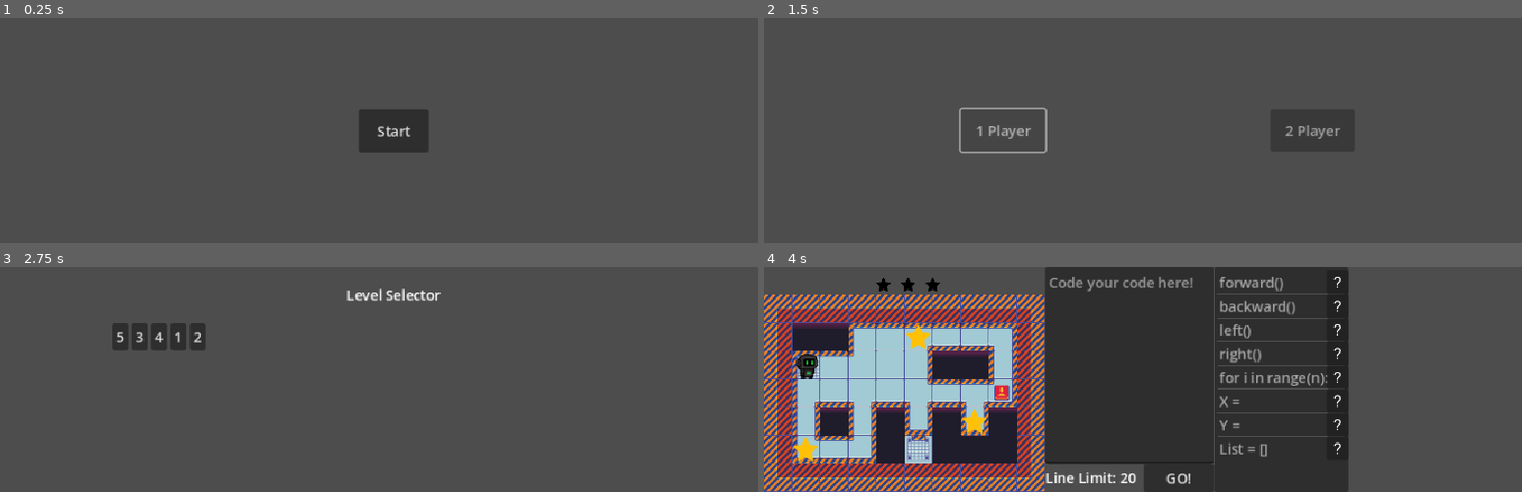
Above: before the commit, frames 1-4 (two rows, left to right).
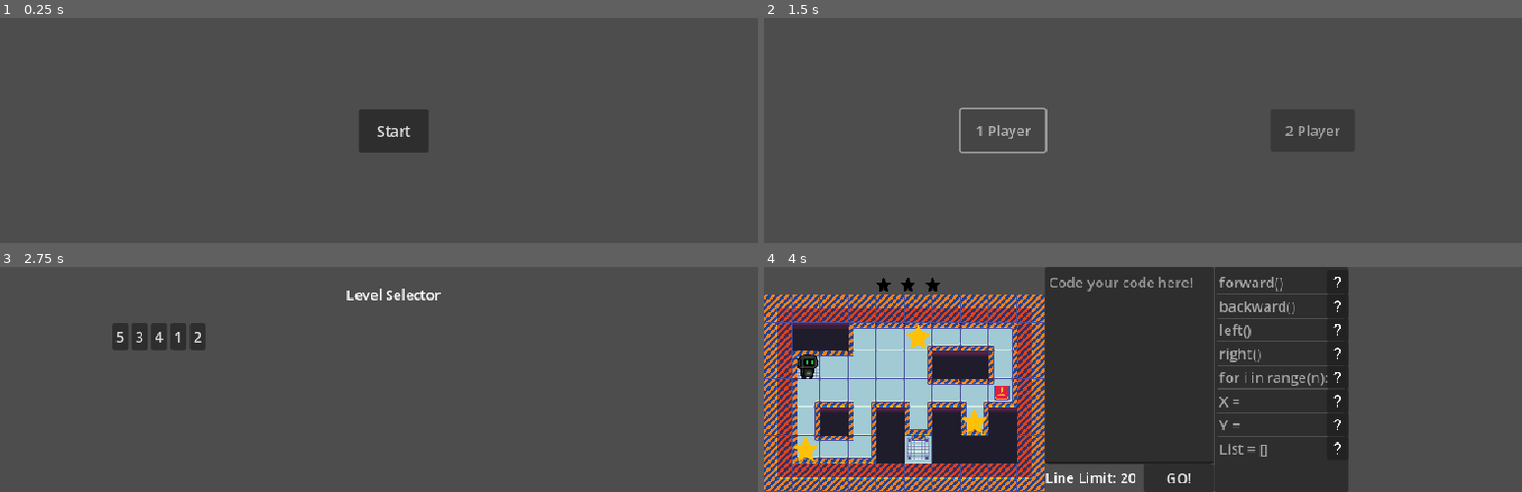
Above: after the commit, the same moments.

Repository: BingloGames/Robot-Bachelor
Game: Godot game, scene res://start_menu.tscn
Same seed, same stepped clock (60 frames per second), same inputs: the game is played once before the commit and once after it.
Inputs (mouse positions are in pixels of both pictures, inside the frame that each line leads up to):
- Up to frame 1 (0.25 s): no input
- Up to frame 2 (1.5 s): click "Start" at 0.5 s; click "1 Player" at 1.25 s
- Up to frame 3 (2.75 s): tap Enter (ui_accept) at 2, 2.27 s; move the mouse to (568, 368) at 2.02 s; hold Right (ui_right) from 2.03 s (still down)
- Up to frame 4 (4 s): release Right (ui_right) at 2.75 s; click "5" at 2.75 s; tap Enter (ui_accept) at 3.5, 3.77 s; move the mouse to (998, 390) at 3.52 s; hold Down (ui_down) from 3.53 s (still down)

The runs differ from the first frame. In frame 1, less than 0.1% of the frame differs, in the area x 49-55%, y 48-53%; in frame 2, less than 0.1%; in frame 3, 0.3%; in frame 4, 7.1%, in the area x 0-77%, y 4-100%.

Commit message:
Added text files, added door animations

Diff:
--- /dev/null
+++ b/robot-project/blue_door_1.tscn
@@ -0,0 +1,59 @@
+[gd_scene load_steps=6 format=3 uid="uid://ba7flvblhi3ln"]
+
+[ext_resource type="Texture2D" uid="uid://bltyxdt2ewqgv" path="res://blue door 1.png" id="1_siyxv"]
+
+[sub_resource type="RectangleShape2D" id="RectangleShape2D_051jp"]
+size = Vector2(32, 32)
+
+[sub_resource type="Animation" id="Animation_g212j"]
+length = 1.1
+tracks/0/type = "value"
+tracks/0/imported = false
+tracks/0/enabled = true
+tracks/0/path = NodePath("Sprite2D:frame")
+tracks/0/interp = 1
+tracks/0/loop_wrap = true
+tracks/0/keys = {
+"times": PackedFloat32Array(0, 0.1, 0.2, 0.3, 0.4, 0.5, 0.6, 0.7, 0.8, 0.9, 1),
+"transitions": PackedFloat32Array(1, 1, 1, 1, 1, 1, 1, 1, 1, 1, 1),
+"update": 1,
+"values": [0, 1, 2, 3, 4, 5, 6, 7, 8, 9, 10]
+}
+
+[sub_resource type="Animation" id="Animation_5qsjy"]
+resource_name = "open door"
+length = 1.1
+tracks/0/type = "value"
+tracks/0/imported = false
+tracks/0/enabled = true
+tracks/0/path = NodePath("Sprite2D:frame")
+tracks/0/interp = 1
+tracks/0/loop_wrap = true
+tracks/0/keys = {
+"times": PackedFloat32Array(0, 0.099999994, 0.2, 0.3, 0.4, 0.5, 0.6, 0.7, 0.8, 0.9, 1),
+"transitions": PackedFloat32Array(0.0003700454, 1, 1e-05, 0.0003221422, 1, 1, 1, 1, 1, 1, 1),
+"update": 1,
+"values": [0, 1, 2, 3, 4, 5, 6, 7, 8, 9, 10]
+}
+
+[sub_resource type="AnimationLibrary" id="AnimationLibrary_goqka"]
+_data = {
+&"RESET": SubResource("Animation_g212j"),
+&"open door": SubResource("Animation_5qsjy")
+}
+
+[node name="Node2D" type="Node2D"]
+
+[node name="StaticBody2D" type="StaticBody2D" parent="."]
+
+[node name="CollisionShape2D" type="CollisionShape2D" parent="StaticBody2D"]
+shape = SubResource("RectangleShape2D_051jp")
+
+[node name="Sprite2D" type="Sprite2D" parent="StaticBody2D"]
+texture = ExtResource("1_siyxv")
+hframes = 11
+
+[node name="AnimationPlayer" type="AnimationPlayer" parent="StaticBody2D"]
+libraries = {
+&"": SubResource("AnimationLibrary_goqka")
+}
--- /dev/null
+++ b/robot-project/blue_door_2.tscn
@@ -0,0 +1,59 @@
+[gd_scene load_steps=6 format=3 uid="uid://cc4r5wtmlaj02"]
+
+[ext_resource type="Texture2D" uid="uid://c7qtyp5uvng74" path="res://blue door 2.png" id="1_j25bo"]
+
+[sub_resource type="RectangleShape2D" id="RectangleShape2D_051jp"]
+size = Vector2(32, 32)
+
+[sub_resource type="Animation" id="Animation_5qsjy"]
+resource_name = "open door"
+length = 1.1
+tracks/0/type = "value"
+tracks/0/imported = false
+tracks/0/enabled = true
+tracks/0/path = NodePath("Sprite2D:frame")
+tracks/0/interp = 1
+tracks/0/loop_wrap = true
+tracks/0/keys = {
+"times": PackedFloat32Array(0, 0.099999994, 0.2, 0.3, 0.4, 0.5, 0.6, 0.7, 0.8, 0.9, 1),
+"transitions": PackedFloat32Array(0.0003700454, 1, 1e-05, 0.0003221422, 1, 1, 1, 1, 1, 1, 1),
+"update": 1,
+"values": [0, 1, 2, 3, 4, 5, 6, 7, 8, 9, 10]
+}
+
+[sub_resource type="Animation" id="Animation_g212j"]
+length = 0.001
+tracks/0/type = "value"
+tracks/0/imported = false
+tracks/0/enabled = true
+tracks/0/path = NodePath("Sprite2D:frame")
+tracks/0/interp = 1
+tracks/0/loop_wrap = true
+tracks/0/keys = {
+"times": PackedFloat32Array(0),
+"transitions": PackedFloat32Array(1),
+"update": 1,
+"values": [0]
+}
+
+[sub_resource type="AnimationLibrary" id="AnimationLibrary_goqka"]
+_data = {
+&"RESET": SubResource("Animation_g212j"),
+&"open door": SubResource("Animation_5qsjy")
+}
+
+[node name="Node2D" type="Node2D"]
+
+[node name="StaticBody2D" type="StaticBody2D" parent="."]
+
+[node name="CollisionShape2D" type="CollisionShape2D" parent="StaticBody2D"]
+shape = SubResource("RectangleShape2D_051jp")
+
+[node name="Sprite2D" type="Sprite2D" parent="StaticBody2D"]
+texture = ExtResource("1_j25bo")
+hframes = 11
+
+[node name="AnimationPlayer" type="AnimationPlayer" parent="StaticBody2D"]
+libraries = {
+&"": SubResource("AnimationLibrary_goqka")
+}
--- /dev/null
+++ b/robot-project/info_pop_up.tscn
@@ -0,0 +1,17 @@
+[gd_scene format=3 uid="uid://bu5wqujjgco58"]
+
+[node name="Info pop up" type="Control"]
+layout_mode = 3
+anchors_preset = 15
+anchor_right = 1.0
+anchor_bottom = 1.0
+grow_horizontal = 2
+grow_vertical = 2
+
+[node name="RichTextLabel" type="RichTextLabel" parent="."]
+layout_mode = 1
+anchors_preset = -1
+anchor_right = 0.9990001
+anchor_bottom = 1.0
+offset_right = -0.10406494
+offset_bottom = -1.0
--- a/robot-project/item_list.gd
+++ b/robot-project/item_list.gd
@@ -2,6 +2,9 @@
 @export var itemsList = ["forward()", "backward()", "left()", "right()", "for i in range(n):" ,"X = ", "Y = ", "List = []"]
 var items = 8
 var function = ""
+var file_path = "res://Texts"
+var language = "/ENG/"
+
 # Called when the node enters the scene tree for the first time.
 func _ready() -> void:
 	for i in range(items):
@@ -19,7 +22,12 @@
 
 #Button 1:
 func _on_button_1_mouse_entered() -> void:
-	get_node("Text").set_text("Text for forward()")
+	var file = file_path + language + str(get_node("ItemList").get_item_text)
+	if FileAccess.file_exists(file):
+		var text = FileAccess.open(file, FileAccess.READ)
+		get_node("Text").set_text(text)
+	else:
+		print("Error opening file: ", file)
 	get_node("Text").show()
 	pass # Replace with function body.
 
--- a/robot-project/item_list.tscn
+++ b/robot-project/item_list.tscn
@@ -104,6 +104,7 @@
 expand_icon = true
 
 [connection signal="item_clicked" from="ItemList" to="." method="_on_item_clicked"]
+[connection signal="mouse_entered" from="ItemList" to="." method="_on_button_1_mouse_entered"]
 [connection signal="mouse_entered" from="Button1" to="." method="_on_button_1_mouse_entered"]
 [connection signal="mouse_exited" from="Button1" to="." method="_on_button_1_mouse_exited"]
 [connection signal="mouse_entered" from="Button2" to="." method="_on_button_2_mouse_entered"]
--- a/robot-project/project.godot
+++ b/robot-project/project.godot
@@ -24,3 +24,7 @@
 window/size/viewport_width=896
 window/size/viewport_height=256
 window/stretch/mode="canvas_items"
+
+[rendering]
+
+textures/canvas_textures/default_texture_filter=0
--- /dev/null
+++ b/robot-project/red_door_1.tscn
@@ -0,0 +1,59 @@
+[gd_scene load_steps=6 format=3 uid="uid://bd2tgyavymlfj"]
+
+[ext_resource type="Texture2D" uid="uid://dv05plo7oowcv" path="res://red door 1.png" id="1_jqqfo"]
+
+[sub_resource type="RectangleShape2D" id="RectangleShape2D_051jp"]
+size = Vector2(32, 32)
+
+[sub_resource type="Animation" id="Animation_g212j"]
+length = 1.1
+tracks/0/type = "value"
+tracks/0/imported = false
+tracks/0/enabled = true
+tracks/0/path = NodePath("Sprite2D:frame")
+tracks/0/interp = 1
+tracks/0/loop_wrap = true
+tracks/0/keys = {
+"times": PackedFloat32Array(0, 0.1, 0.2, 0.3, 0.4, 0.5, 0.6, 0.7, 0.8, 0.9, 1),
+"transitions": PackedFloat32Array(1, 1, 1, 1, 1, 1, 1, 1, 1, 1, 1),
+"update": 1,
+"values": [0, 1, 2, 3, 4, 5, 6, 7, 8, 9, 10]
+}
+
+[sub_resource type="Animation" id="Animation_5qsjy"]
+resource_name = "open door"
+length = 1.1
+tracks/0/type = "value"
+tracks/0/imported = false
+tracks/0/enabled = true
+tracks/0/path = NodePath("Sprite2D:frame")
+tracks/0/interp = 1
+tracks/0/loop_wrap = true
+tracks/0/keys = {
+"times": PackedFloat32Array(0, 0.099999994, 0.2, 0.3, 0.4, 0.5, 0.6, 0.7, 0.8, 0.9, 1),
+"transitions": PackedFloat32Array(0.0003700454, 1, 1e-05, 0.0003221422, 1, 1, 1, 1, 1, 1, 1),
+"update": 1,
+"values": [0, 1, 2, 3, 4, 5, 6, 7, 8, 9, 10]
+}
+
+[sub_resource type="AnimationLibrary" id="AnimationLibrary_goqka"]
+_data = {
+&"RESET": SubResource("Animation_g212j"),
+&"open door": SubResource("Animation_5qsjy")
+}
+
+[node name="Node2D" type="Node2D"]
+
+[node name="StaticBody2D" type="StaticBody2D" parent="."]
+
+[node name="CollisionShape2D" type="CollisionShape2D" parent="StaticBody2D"]
+shape = SubResource("RectangleShape2D_051jp")
+
+[node name="Sprite2D" type="Sprite2D" parent="StaticBody2D"]
+texture = ExtResource("1_jqqfo")
+hframes = 11
+
+[node name="AnimationPlayer" type="AnimationPlayer" parent="StaticBody2D"]
+libraries = {
+&"": SubResource("AnimationLibrary_goqka")
+}
--- /dev/null
+++ b/robot-project/red_door_2.tscn
@@ -0,0 +1,59 @@
+[gd_scene load_steps=6 format=3 uid="uid://c5mvioyabxh42"]
+
+[ext_resource type="Texture2D" uid="uid://b0qg7p4etaqjp" path="res://red door 2.png" id="1_sr1gh"]
+
+[sub_resource type="RectangleShape2D" id="RectangleShape2D_051jp"]
+size = Vector2(32, 32)
+
+[sub_resource type="Animation" id="Animation_g212j"]
+length = 1.1
+tracks/0/type = "value"
+tracks/0/imported = false
+tracks/0/enabled = true
+tracks/0/path = NodePath("Sprite2D:frame")
+tracks/0/interp = 1
+tracks/0/loop_wrap = true
+tracks/0/keys = {
+"times": PackedFloat32Array(0, 0.1, 0.2, 0.3, 0.4, 0.5, 0.6, 0.7, 0.8, 0.9, 1),
+"transitions": PackedFloat32Array(1, 1, 1, 1, 1, 1, 1, 1, 1, 1, 1),
+"update": 1,
+"values": [0, 1, 2, 3, 4, 5, 6, 7, 8, 9, 10]
+}
+
+[sub_resource type="Animation" id="Animation_5qsjy"]
+resource_name = "open door"
+length = 1.1
+tracks/0/type = "value"
+tracks/0/imported = false
+tracks/0/enabled = true
+tracks/0/path = NodePath("Sprite2D:frame")
+tracks/0/interp = 1
+tracks/0/loop_wrap = true
+tracks/0/keys = {
+"times": PackedFloat32Array(0, 0.099999994, 0.2, 0.3, 0.4, 0.5, 0.6, 0.7, 0.8, 0.9, 1),
+"transitions": PackedFloat32Array(0.0003700454, 1, 1e-05, 0.0003221422, 1, 1, 1, 1, 1, 1, 1),
+"update": 1,
+"values": [0, 1, 2, 3, 4, 5, 6, 7, 8, 9, 10]
+}
+
+[sub_resource type="AnimationLibrary" id="AnimationLibrary_goqka"]
+_data = {
+&"RESET": SubResource("Animation_g212j"),
+&"open door": SubResource("Animation_5qsjy")
+}
+
+[node name="Node2D" type="Node2D"]
+
+[node name="StaticBody2D" type="StaticBody2D" parent="."]
+
+[node name="CollisionShape2D" type="CollisionShape2D" parent="StaticBody2D"]
+shape = SubResource("RectangleShape2D_051jp")
+
+[node name="Sprite2D" type="Sprite2D" parent="StaticBody2D"]
+texture = ExtResource("1_sr1gh")
+hframes = 11
+
+[node name="AnimationPlayer" type="AnimationPlayer" parent="StaticBody2D"]
+libraries = {
+&"": SubResource("AnimationLibrary_goqka")
+}
Not shown, added: robot-project/Texts/ENG/1 player/Level1.txt
Not shown, added: robot-project/Texts/ENG/1 player/Level2.txt
Not shown, added: robot-project/Texts/ENG/1 player/Level3.txt
Not shown, added: robot-project/Texts/ENG/1 player/Level4.txt
Not shown, added: robot-project/Texts/ENG/1 player/Level5.txt
Not shown, added: robot-project/Texts/ENG/Backward().txt
Not shown, added: robot-project/Texts/ENG/ForLoop.txt
Not shown, added: robot-project/Texts/ENG/Forward().txt
Not shown, added: robot-project/Texts/ENG/Left().txt
Not shown, added: robot-project/Texts/ENG/List.txt
Not shown, added: robot-project/Texts/ENG/Right().txt
Not shown, added: robot-project/Texts/ENG/Variable.txt
(and 32 more such lines)
